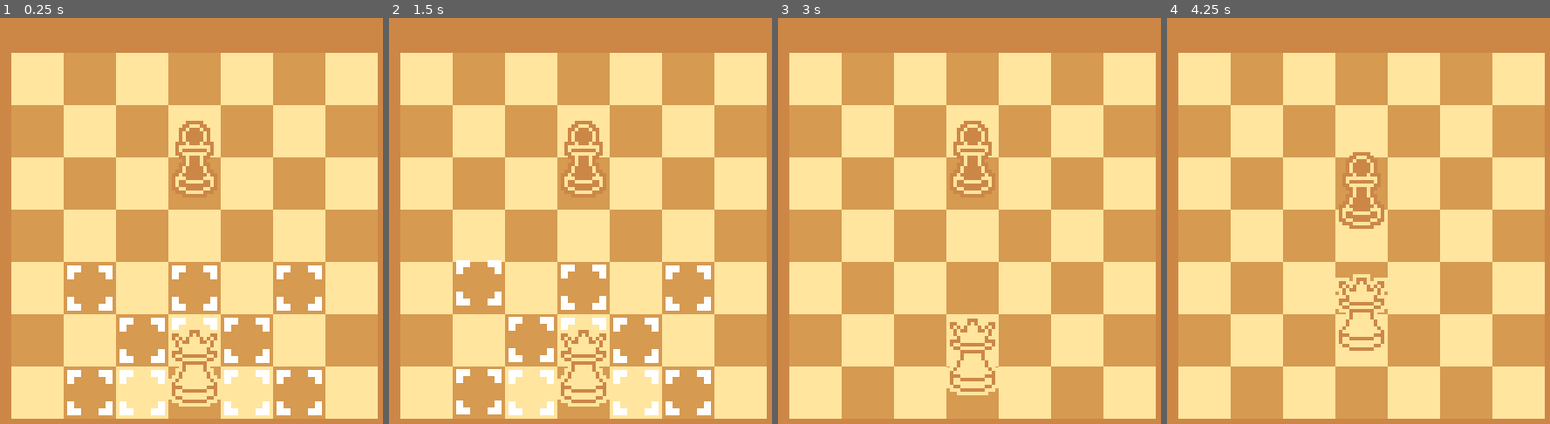
Above: before the commit, frames 1-4 (left to right).
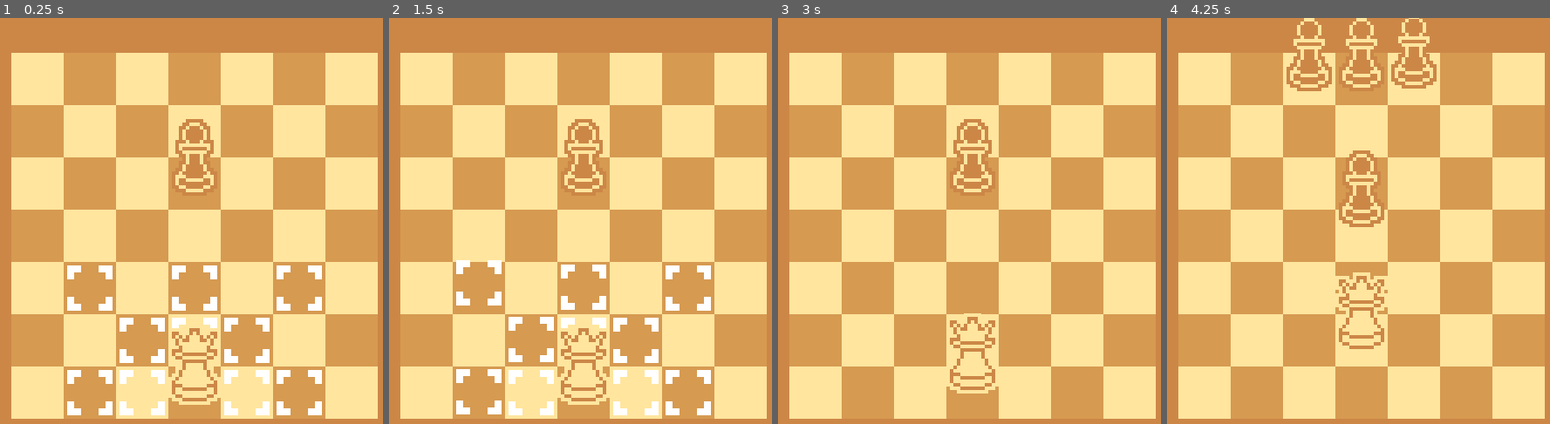
Above: after the commit, the same moments.

Repository: TripleCubes/TheQueenIsOP
Game: Godot game, scene res://Scenes/main.tscn
Same seed, same stepped clock (60 frames per second), same inputs: the game is played once before the commit and once after it.
Inputs (mouse positions are in pixels of both pictures, inside the frame that each line leads up to):
- Up to frame 1 (0.25 s): no input
- Up to frame 2 (1.5 s): tap Enter at 0.5 s; move the mouse to (680, 212) at 0.52 s; tap 1 (KEY_1) at 0.6 s; tap Space at 1.25 s; move the mouse to (496, 257) at 1.27 s; click (496, 257) at 1.35 s
- Up to frame 3 (3 s): move the mouse to (1015, 139) at 2.02 s; tap 1 (KEY_1) at 2.1 s; tap Enter at 2.75 s; move the mouse to (950, 322) at 2.77 s; click (950, 322) at 2.85 s
- Up to frame 4 (4.25 s): move the mouse to (1492, 302) at 3.52 s; tap 1 (KEY_1) at 3.6 s

The runs differ from the first frame. In frame 1, 1.0% of the frame differs, in the area x 43-58%, y 24-96%; in frame 2, 1.0%; in frame 3, 1.0%; in frame 4, 3.4%, in the area x 31-71%, y 0-82%.

Commit message:
Add piece spawning

Diff:
--- a/TheQueenIsOP/Scenes/Pieces/pawn.tscn
+++ b/TheQueenIsOP/Scenes/Pieces/pawn.tscn
@@ -8,6 +8,6 @@
 script = ExtResource("1_bcthk")
 
 [node name="Pawn" type="Sprite2D" parent="."]
-position = Vector2(0, -15)
+position = Vector2(0, -16)
 scale = Vector2(2, 2)
 texture = ExtResource("1_kbvbj")
--- a/TheQueenIsOP/Scenes/Pieces/pawn_destroyed.tscn
+++ b/TheQueenIsOP/Scenes/Pieces/pawn_destroyed.tscn
@@ -8,6 +8,6 @@
 script = ExtResource("1_kckja")
 
 [node name="PawnDestroyed" type="Sprite2D" parent="."]
-position = Vector2(0, -15)
+position = Vector2(0, -16)
 scale = Vector2(2, 2)
 texture = ExtResource("2_eokvd")
--- a/TheQueenIsOP/Scenes/Pieces/queen.tscn
+++ b/TheQueenIsOP/Scenes/Pieces/queen.tscn
@@ -8,6 +8,6 @@
 script = ExtResource("1_5xk8n")
 
 [node name="Queen" type="Sprite2D" parent="."]
-position = Vector2(0, -18)
+position = Vector2(0, -19)
 scale = Vector2(2, 2)
 texture = ExtResource("1_w1ood")
--- a/TheQueenIsOP/Scripts/Pieces/pawn.gd
+++ b/TheQueenIsOP/Scripts/Pieces/pawn.gd
@@ -2,6 +2,7 @@
 
 func _ready():
 	scene_destroyed = preload("res://Scenes/Pieces/pawn_destroyed.tscn")
+	_spawn_animation()
 
 func move() -> void:
 	_destroy_pieces(self.board_pos + Vector2i(0, 1), Vector2(0, 0))
--- a/TheQueenIsOP/Scripts/Pieces/piece.gd
+++ b/TheQueenIsOP/Scripts/Pieces/piece.gd
@@ -39,6 +39,12 @@
 		GlobalVars.pieces.add_child(destroyed_shard)
 
 	queue_free()
+
+func _spawn_animation():
+	var original_pos = self.position
+	self.position += Vector2(0, -20)
+	var tween: = get_tree().create_tween()
+	tween.tween_property(self, "position", original_pos, 0.2)
 
 func _destroy_pieces(next_board_pos: Vector2i, dir: Vector2) -> void:
 	var differences: = next_board_pos - self.board_pos
--- a/TheQueenIsOP/Scripts/Pieces/queen.gd
+++ b/TheQueenIsOP/Scripts/Pieces/queen.gd
@@ -67,6 +67,9 @@
 
 	return PosType.INVALID
 
+func _ready():
+	_spawn_animation()
+
 func _process(_delta):
 	_mouse_press_process()
 
--- a/TheQueenIsOP/Scripts/Singletons/enemys_turn.gd
+++ b/TheQueenIsOP/Scripts/Singletons/enemys_turn.gd
@@ -1,6 +1,12 @@
 extends Node
 
+const scene_pawn: PackedScene = preload("res://Scenes/Pieces/pawn.tscn")
+
 func decide() -> void:
+	_move(0)
+	_spawn(3)
+
+func _move(amount: int) -> void:
 	for piece in GlobalVars.pieces.get_children():
 		if not piece is Piece:
 			continue
@@ -17,8 +23,16 @@
 		GlobalVars.bkg.queue_redraw()
 	)
 
-func _move() -> void:
-	pass
+func _spawn(amount: int) -> void:
+	for i in amount:
+		var pos = Vector2i(3 - floor(amount / float(2)) + i, 0)
+		var piece = GlobalFunctions.get_piece_at(pos)
+		if piece != null:
+			continue
 
-func _spawn() -> void:
-	pass
+		var timer: = get_tree().create_timer(i * 0.1)
+		timer.timeout.connect(func():
+			var pawn: Piece = scene_pawn.instantiate()
+			pawn.position = GlobalFunctions.board_pos_to_scene_pos(pos)
+			GlobalVars.pieces.add_child(pawn)
+		)
